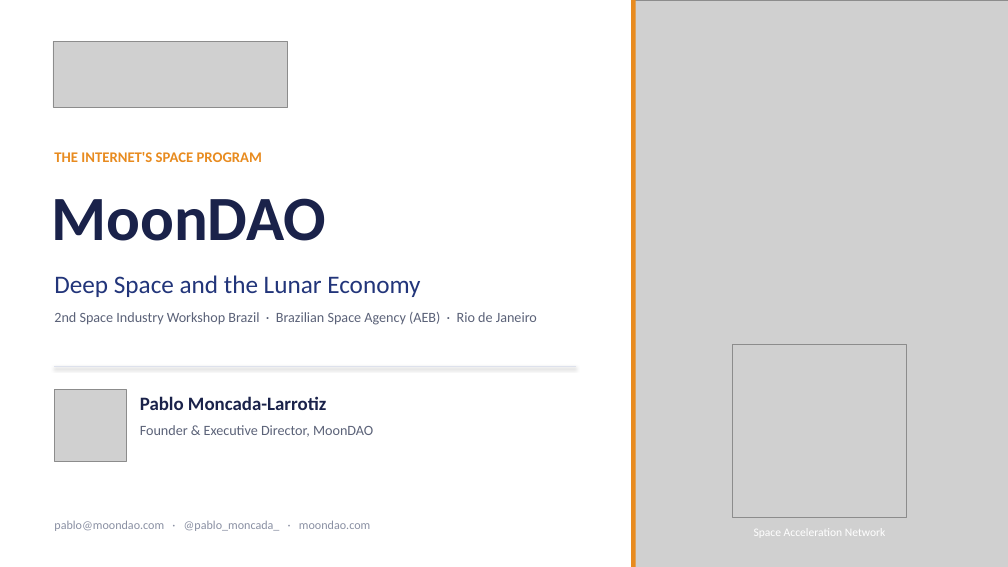
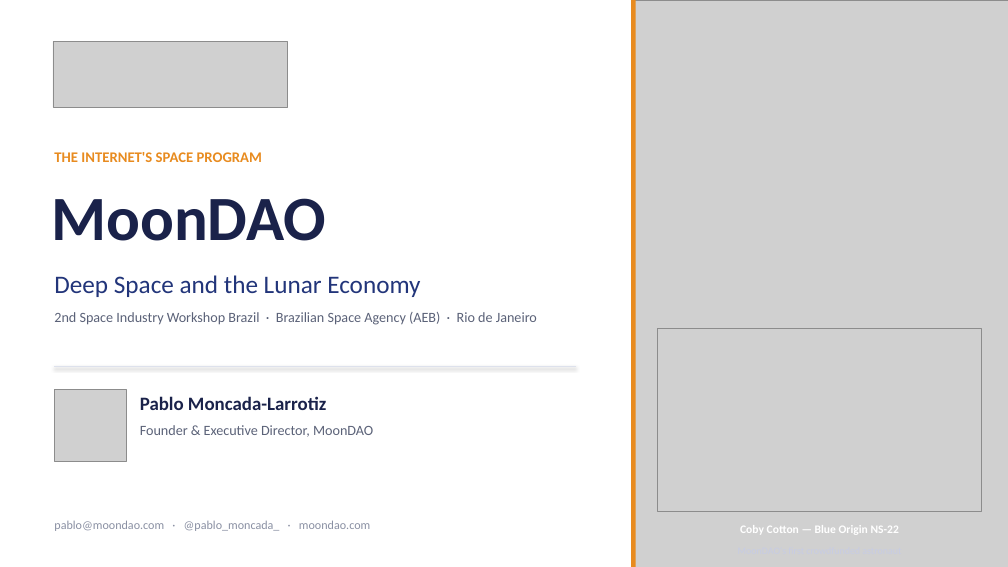
Before and after one commit to Official-MoonDao/MoonDAO, a slide deck: slide 1 of presentations/rio-innovation-week-2026/dist/MoonDAO_Rio_Innovation_Week.pptx. Drawn at 1008x567 pixels with LibreOffice and Linux fonts; fonts in the diff are those of the drawing; grey boxes stand for pictures. Boxes give left, top, right and bottom in pixels: in the first picture for what was removed or moved away, otherwise in the second. Text is boxed around its words. In the diff, an @@ line names an element or a change of style, - is before the commit and + after.

```diff
--- a/presentations/rio-innovation-week-2026/dist/MoonDAO_Rio_Innovation_Week.pptx
+++ b/presentations/rio-innovation-week-2026/dist/MoonDAO_Rio_Innovation_Week.pptx
@@ picture added at (658, 329, 982, 511) @@
@@ picture removed at (733, 344, 907, 518) @@
@@ text added at (740, 525, 899, 535), 11 pt, text #FFFFFF, bold @@
+Coby Cotton — Blue Origin NS-22
@@ text removed at (754, 528, 886, 536) @@
-Space Acceleration Network
```
Also in this commit, not shown: 3 other slides changed, 3 slides added, 3 slides removed, 15 other files.
